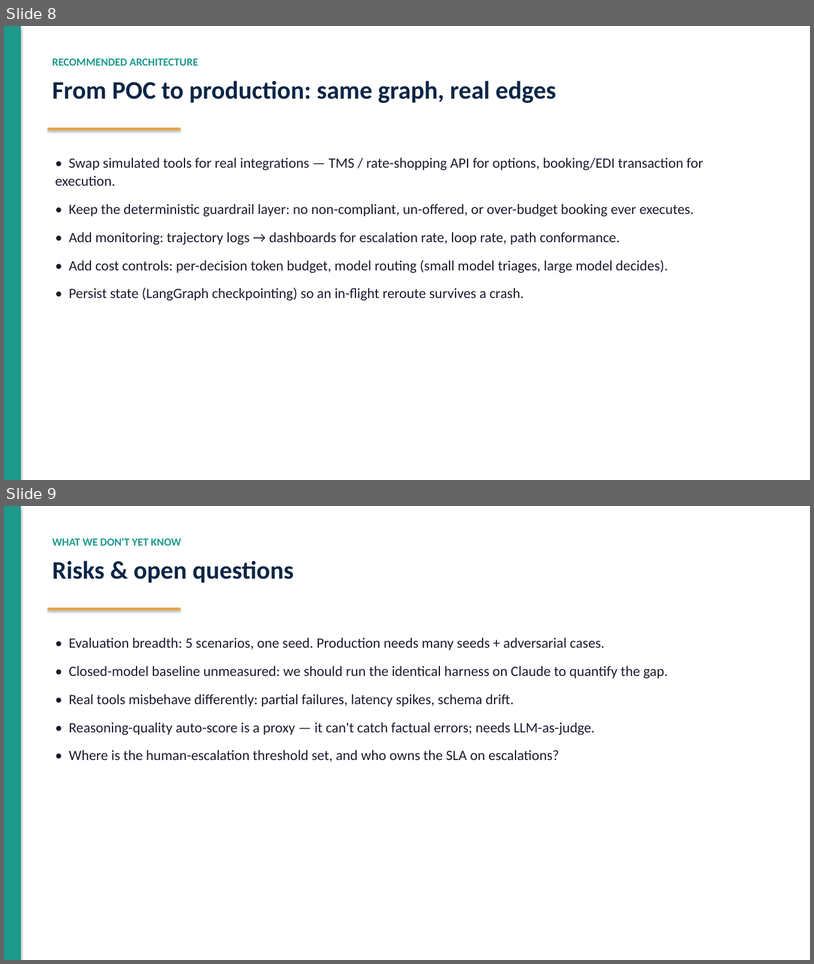
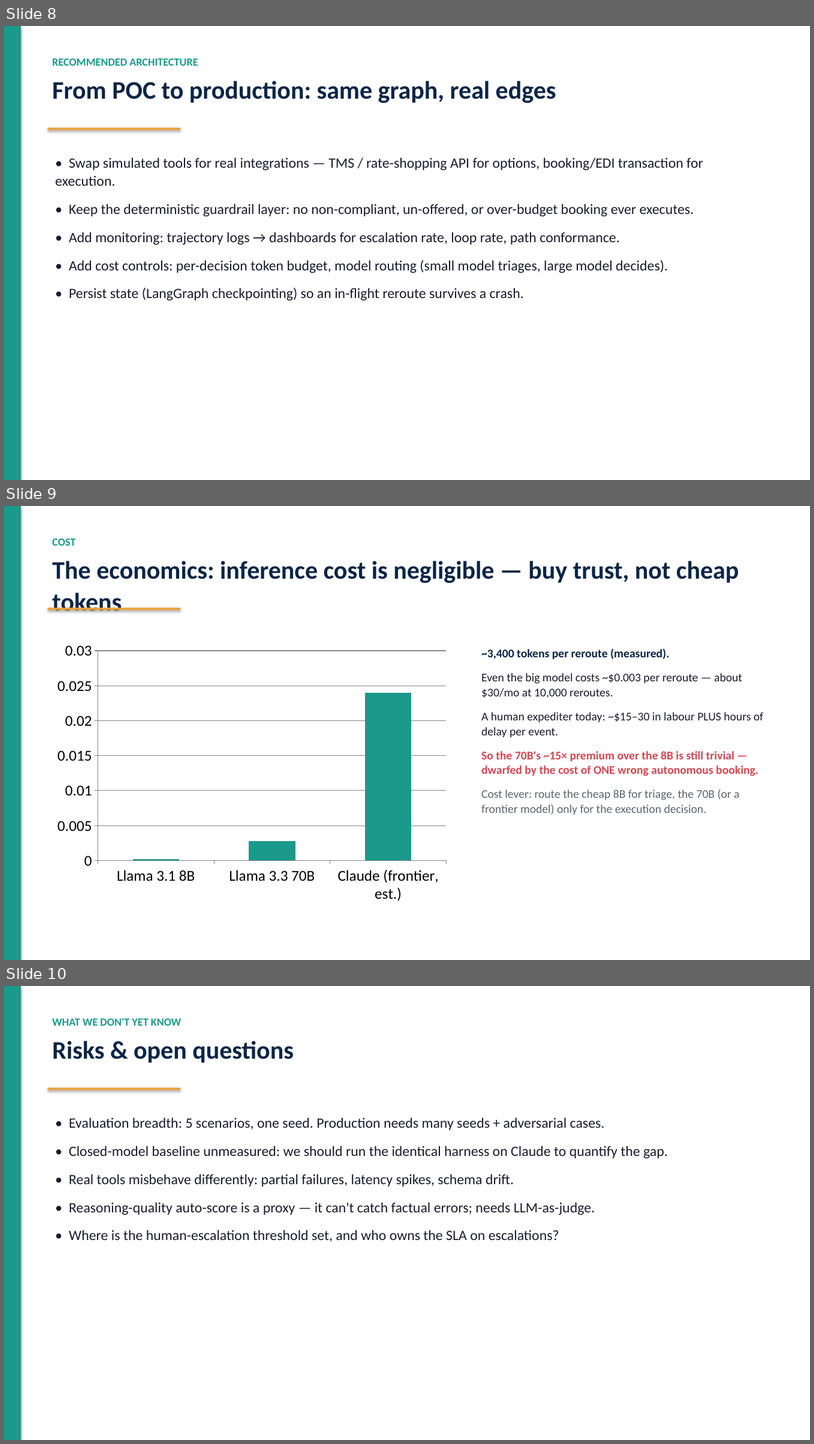
Before and after one commit to San7122/triluxo-carrier-rerouting, a slide deck: docs/deck.pptx. Shown one above the other, each under a label of ours: slides 8 and 9 before the commit, slides 8, 9 and 10 after it. The pictures are 814x964 and 814x1444 pixels, drawn with LibreOffice and Linux fonts; fonts in the diff are those of the drawing. Boxes give left, top, right and bottom in pixels: in the first picture for what was removed or moved away, otherwise in the second. Text is boxed around its words. In the diff, an @@ line names an element or a change of style, - is before the commit and + after.

Commit message:
Harden for panel review: Docker, report scaffolding, cost slide, README sections
Part 1 (report): add labelled Executive Summary, Problem Statement, a System
Architecture section with runtime + eval-harness diagrams and an agent-role
mapping, and a References section.
Part 2 (repro): add Dockerfile (+ .dockerignore) that runs the offline smoke
test key-free, and a Makefile wrapping install/smoke/run/claude/deck/docker.
Part 3 (deck): add a dedicated Cost/economics slide with real per-reroute
figures (now 12 slides).
README: add Assumptions, Limitations, agent-role mapping, and Docker usage.

```diff
--- a/docs/deck.pptx
+++ b/docs/deck.pptx
@@ slide 9 added at [4,506,810,960], background #FFFFFF @@
@@ rectangle added at [4,506,810,960], fill #FFFFFF @@
@@ rectangle added at [4,506,21,960], fill #1B998B @@
@@ text added at [52,538,75,546], 13 pt, text #1B998B, bold @@
+COST
@@ text added at [52,561,739,612], 30 pt, text #0B2545, bold @@
+The economics: inference cost is negligible — buy trust, not cheap tokens
@@ rectangle added at [48,607,180,610], fill #E8A33D @@
@@ column chart added at [50,636,455,908] @@
+categories: Llama 3.1 8B, Llama 3.3 70B, Claude (frontier, est.)
+Series 1: 0.0002, 0.0028, 0.024
@@ text added at [482,648,764,814], 14 pt, text #1A1A2E @@
+~3,400 tokens per reroute (measured).
+Even the big model costs ~$0.003 per reroute — about $30/mo at 10,000 reroutes.
+A human expediter today: ~$15–30 in labour PLUS hours of delay per event.
+So the 70B's ~15× premium over the 8B is still trivial — dwarfed by the cost of ONE wrong autonomous booking.
+Cost lever: route the cheap 8B for triage, the 70B (or a frontier model) only for the execution decision.
@@ what was slide 9 is now slide 10 @@
```
Also in this commit, not shown: 6 other files.
